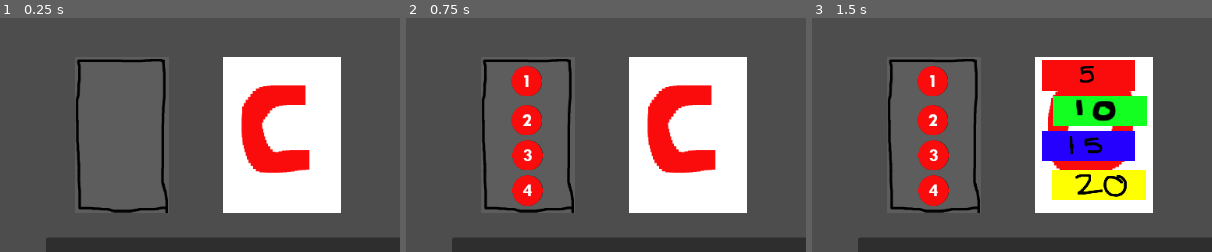
Above: before the commit, frames 1-3 (left to right).
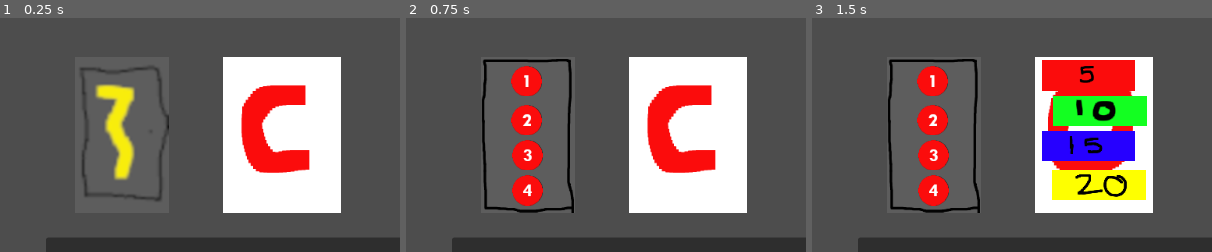
Above: after the commit, the same moments.

Repository: NSCarter/Five-Nights-At-The-Foundation
Game: Godot game, scene res://Scenes/Controls.tscn
Same seed, same stepped clock (60 frames per second), same inputs: the game is played once before the commit and once after it.
Inputs (mouse positions are % of the whole screen's width and height, from its top left):
- Up to frame 1 (0.25 s): no input
- Up to frame 2 (0.75 s): click (16, 59) at 0.5 s
- Up to frame 3 (1.5 s): click (35, 59) at 1.25 s
The pictures show only the part of the screen within x 0-50%, y 34-84%; the shares and areas given below are measured in that part.

The runs differ from the first frame. In frame 1, 4.6% of the frame differs, in the area x 19-43%, y 17-84%; in frame 2, nothing differs; in frame 3, nothing differs.

Commit message:
Remember if fuse box and drawer is open on camera change

Diff:
--- a/Scripts/Controls.gd
+++ b/Scripts/Controls.gd
@@ -6,3 +6,8 @@
 	if not("SCP 017" in Stats.cameras):
 		$FuseBox.visible = false
 		$FuseDrawer.visible = false
+	else:
+		if Stats.drawerOpen:
+			$FuseDrawer.openDrawer()
+		if Stats.fuseBoxOpen:
+			$FuseBox.openFuseBox()
--- a/Scripts/FuseBox.gd
+++ b/Scripts/FuseBox.gd
@@ -1,41 +1,38 @@
 extends TextureButton
 
-var open = false
+func _on_FuseBox_pressed():
+	if Stats.fuseBoxOpen:
+		closeFuseBox()
+	else:
+		openFuseBox()
 
-func _ready():
-	if self.pressed:
-		self.texture_normal = load("res://Assests/Images/SCP 017/FuseBoxOpened.png")
-	else:
-		self.texture_normal = load("res://Assests/Images/SCP 017/FuseBoxClosed.png")
+	Stats.fuseBoxOpen = !Stats.fuseBoxOpen
 
-func _on_FuseBox_pressed():
-	if open:
-		self.texture_normal = load("res://Assests/Images/SCP 017/FuseBoxClosed.png")
-		open = false
-	else:
-		self.texture_normal = load("res://Assests/Images/SCP 017/FuseBoxOpened.png")
-		open = true
+func openFuseBox():
+	self.texture_normal = load("res://Assests/Images/SCP 017/FuseBoxOpened.png")
 
-		for i in 4:
-			var node = TextureButton.new()
-			var fuse = Stats.fuses[i]
-			node.position.x = fuse.posX
-			node.position.y = fuse.posY
-			node.connect("pressed",Callable(self,"_on_Fuse_pressed").bind(fuse))
+	for i in 4:
+		var node = TextureButton.new()
+		var fuse = Stats.fuses[i]
+		node.position.x = fuse.posX
+		node.position.y = fuse.posY
+		node.connect("pressed",Callable(self,"_on_Fuse_pressed").bind(fuse))
 
-			if fuse.status:
-				node.texture_normal = load(fuse.texture)
-			else:
-				node.texture_normal = load(fuse.textureEmpty)
-			fuse.node = node
-			self.add_child(node)
+		if fuse.status:
+			node.texture_normal = load(fuse.texture)
+		else:
+			node.texture_normal = load(fuse.textureEmpty)
+		fuse.node = node
+		self.add_child(node)
+
+func closeFuseBox():
+	self.texture_normal = load("res://Assests/Images/SCP 017/FuseBoxClosed.png")
 
 func _on_Fuse_pressed(fuse):
 	if (fuse.status):
 		fuse_removed(fuse)
 	else:
 		fuse_replaced(fuse)
-
 
 func fuse_removed(fuse):
 	fuse.node.texture_normal = load(fuse.textureEmpty)
--- a/Scripts/FuseDrawer.gd
+++ b/Scripts/FuseDrawer.gd
@@ -1,39 +1,35 @@
 extends TextureButton
 
-var open = false
+func _on_FuseDrawer_pressed():
+	if Stats.drawerOpen:
+		closeDrawer()
+	else:
+		openDrawer()
 
-func _on_FuseDrawer_pressed():
-	if open:
-		self.texture_normal = load("res://Assests/Images/SCP 017/DrawerClosed.png")
-		$"5AFuse".visible = false
-		$"10AFuse".visible = false
-		$"15AFuse".visible = false
-		$"20AFuse".visible = false
-		open = false
-	else:
-		self.texture_normal = load("res://Assests/Images/SCP 017/DrawerOpened.png")
-		$"5AFuse".visible = true
-		$"10AFuse".visible = true
-		$"15AFuse".visible = true
-		$"20AFuse".visible = true
-		open = true
+	Stats.drawerOpen = !Stats.drawerOpen
 
+func openDrawer():
+	self.texture_normal = load("res://Assests/Images/SCP 017/DrawerOpened.png")
+	$"5AFuse".visible = true
+	$"10AFuse".visible = true
+	$"15AFuse".visible = true
+	$"20AFuse".visible = true
+
+func closeDrawer():
+	self.texture_normal = load("res://Assests/Images/SCP 017/DrawerClosed.png")
+	$"5AFuse".visible = false
+	$"10AFuse".visible = false
+	$"15AFuse".visible = false
+	$"20AFuse".visible = false
 
 func _on_5AFuse_pressed():
 	Stats.hand = "5AFuse"
-	print(Stats.hand)
-
 
 func _on_10AFuse_pressed():
 	Stats.hand = "10AFuse"
-	print(Stats.hand)
-
 
 func _on_15AFuse_pressed():
 	Stats.hand = "15AFuse"
-	print(Stats.hand)
-
 
 func _on_20AFuse_pressed():
 	Stats.hand = "20AFuse"
-	print(Stats.hand)
--- a/Scripts/Stats.gd
+++ b/Scripts/Stats.gd
@@ -10,6 +10,9 @@
 
 var hand = ""
 
+var fuseBoxOpen = false
+var drawerOpen = false
+
 var lights = [LightCamera.new("res://Assests/Images/SCP 017/LightOn.png",0,0),
 				LightCamera.new("res://Assests/Images/SCP 017/LightOn.png",512,0),
 				LightCamera.new("res://Assests/Images/SCP 017/LightOn.png",0,300),
Not shown, changed: .gitignore
